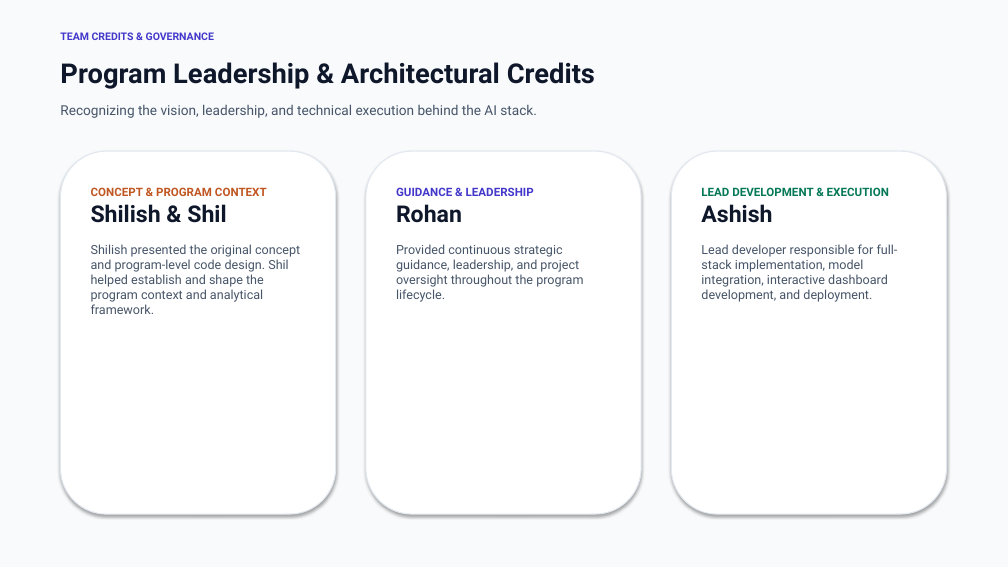
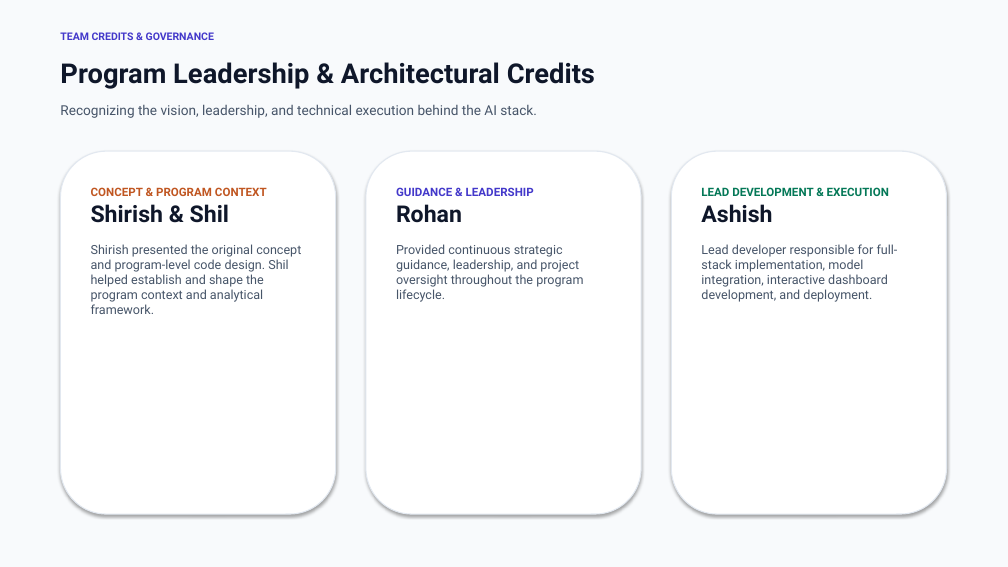
Before and after one commit to ashishghanghoriya1-png/ai-research-analytics-briefing, a slide deck: slide 11 of AI_Research_Analytics_Executive_Briefing.pptx. Drawn at 1008x567 pixels with LibreOffice and Linux fonts; fonts in the diff are those of the drawing. Boxes give left, top, right and bottom in pixels: in the first picture for what was removed or moved away, otherwise in the second. Text is boxed around its words. In the diff, an @@ line names an element or a change of style, - is before the commit and + after.

Commit message:
Add-Lifted-Samwaad-Dashboards-Fix-Shirish

```diff
--- a/AI_Research_Analytics_Executive_Briefing.pptx
+++ b/AI_Research_Analytics_Executive_Briefing.pptx
@@ text at [91, 244, 301, 314]: text changed @@
-Shilish & Shil
-Shilish presented the original concept and program-level code design. Shil helped establish and shape the program context and analytical framework.
+Shirish & Shil
+Shirish presented the original concept and program-level code design. Shil helped establish and shape the program context and analytical framework.
```
Also in this commit, not shown: 1 slide added, 5 other files.
